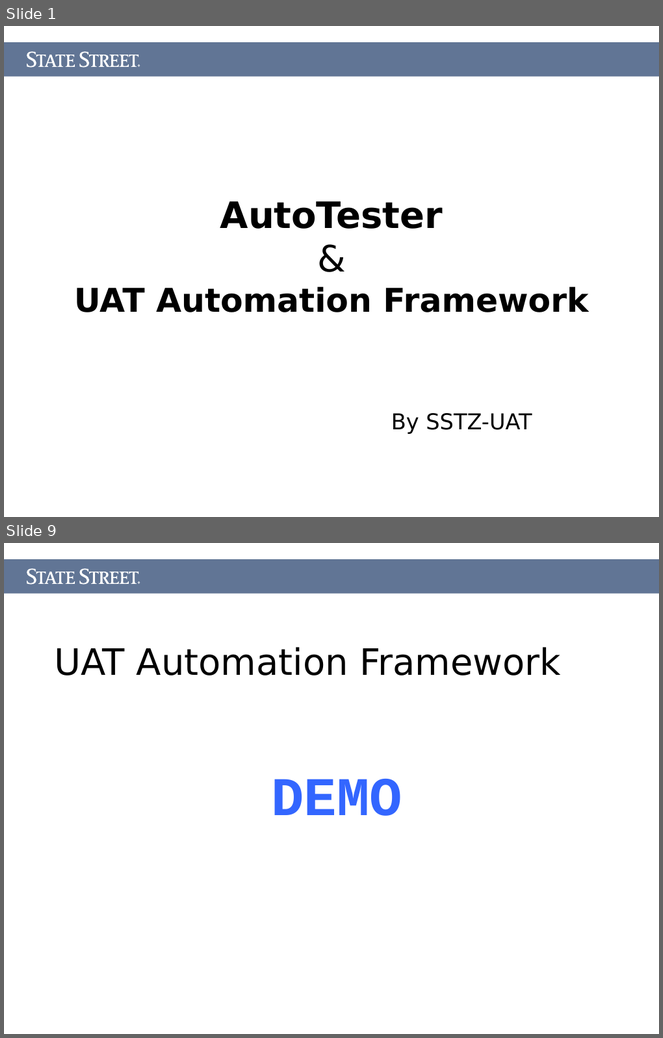
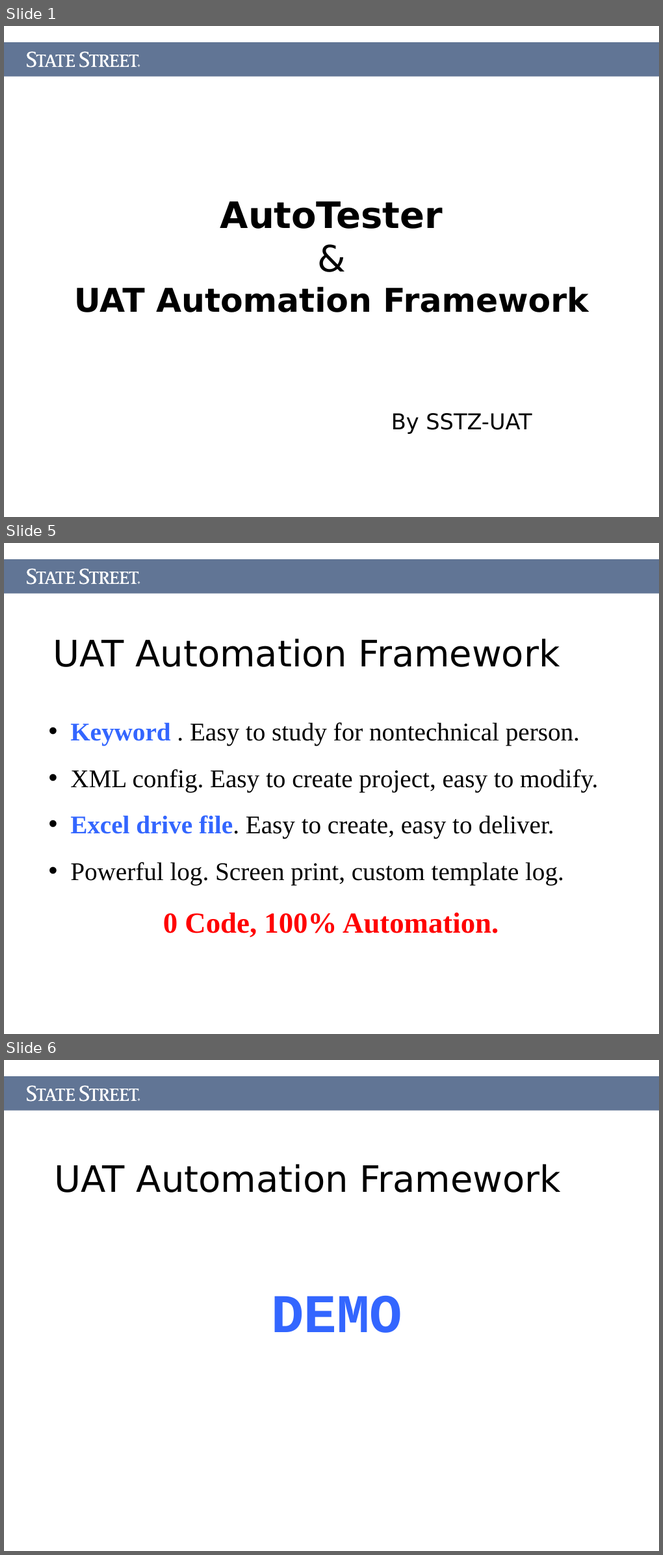
Before and after one commit to Letractively/autotester, a slide deck: Document/AutoTester.ppt. Shown one above the other, each under a label of ours: slides 1 and 9 before the commit, slides 1, 5 and 6 after it; the slides between them are not shown. The pictures are 663x1038 and 663x1555 pixels, drawn with LibreOffice and Linux fonts; fonts in the diff are those of the drawing. Boxes give left, top, right and bottom in pixels: in the first picture for what was removed or moved away, otherwise in the second. Text is boxed around its words. In the diff, an @@ line names an element or a change of style, - is before the commit and + after.

```diff
--- a/Document/AutoTester.ppt
+++ b/Document/AutoTester.ppt
@@ slide 5 added at (4, 543, 659, 1034), background #FFFFFF @@
@@ rectangle added at (4, 559, 659, 594), fill #617595 @@
@@ freeform shape added at (27, 568, 139, 585), fill #FFFFFF @@
@@ freeform shape added at (138, 581, 140, 585), fill #FFFFFF @@
@@ title added at (53, 639, 560, 667), 40 pt, text #000000 @@
+UAT Automation Framework
@@ text added at (70, 722, 598, 938), 28 pt, text #000000 @@
+• Keyword . Easy to study for nontechnical person.
+• XML config. Easy to create project, easy to modify.
+• Excel drive file. Easy to create, easy to deliver.
+• Powerful log. Screen print, custom template log.
+0 Code, 100% Automation.
@@ what was slide 9 is now slide 6 @@
```
Also in this commit, not shown: 3 slides changed, 2 other slides added, 1 slide removed, 4 other files.
